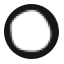
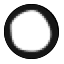
Before/after of a 64 x 64 layered artwork. What changed in the layer stack:
added layer "Layer 1" over (4, 4, 59, 59)
